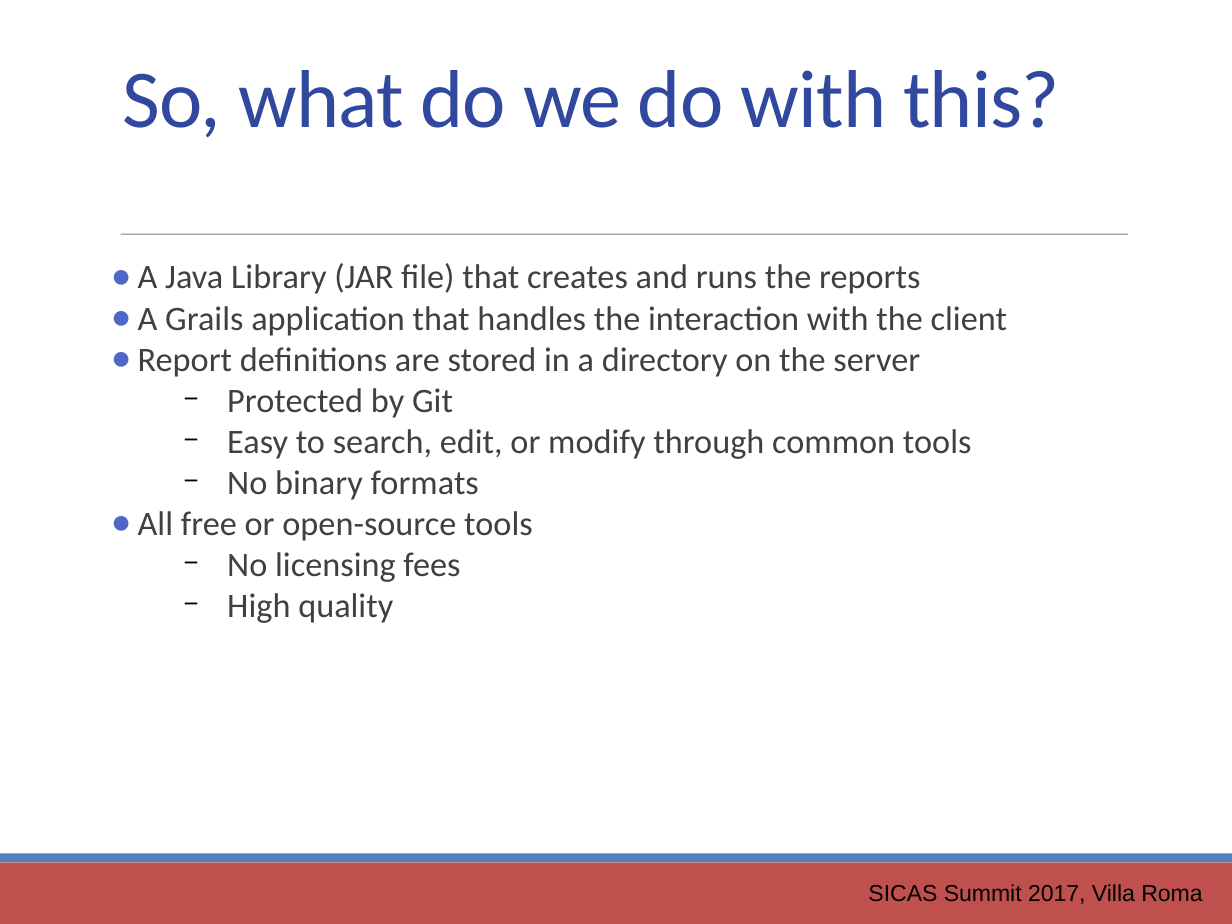
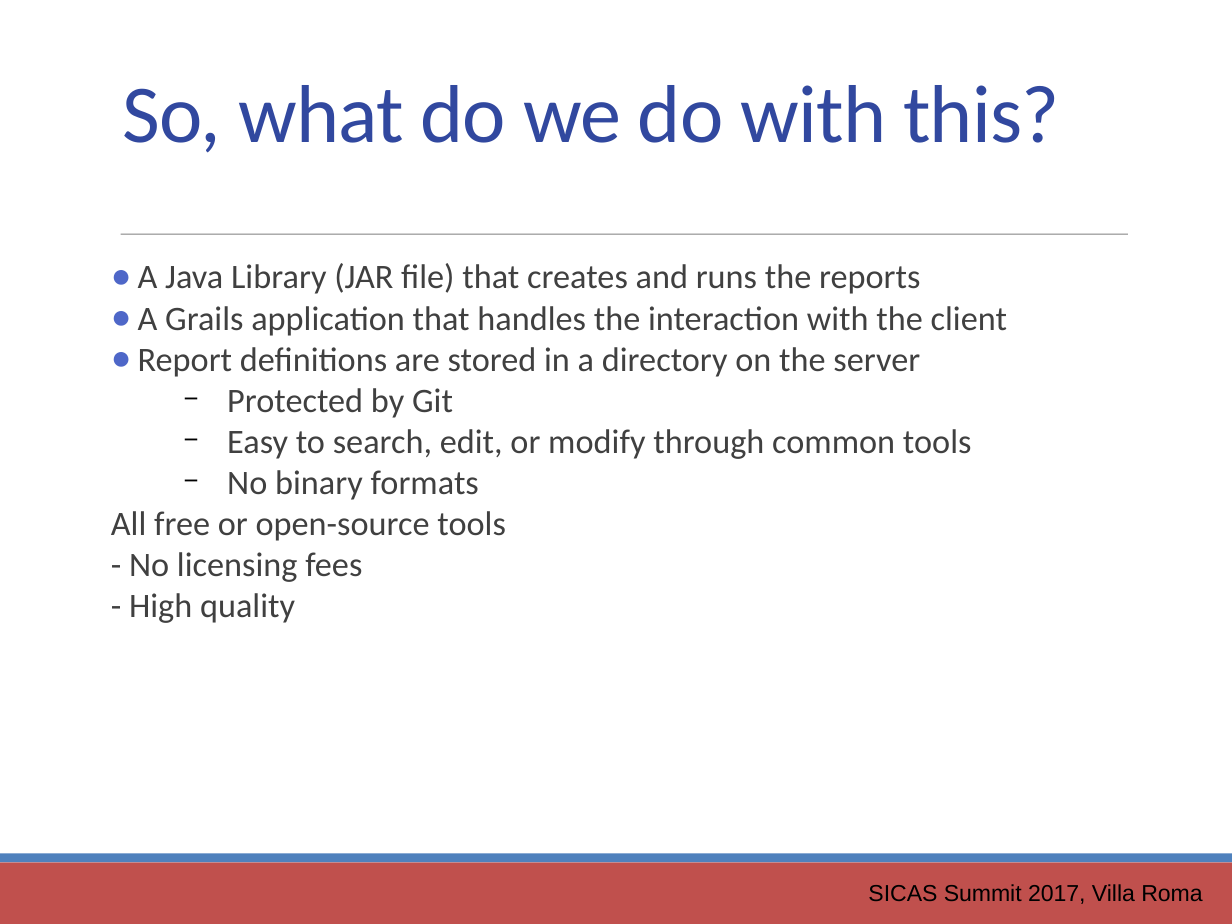
Before and after one commit to ewcole/simple_report, a slide deck: slide 9 of docs/SICAS_2017/Cole_Drop-In Reporting with Groovy.pptx. Drawn at 1232x924 pixels with LibreOffice and Linux fonts; fonts in the diff are those of the drawing. Boxes give left, top, right and bottom in pixels: in the first picture for what was removed or moved away, otherwise in the second. Text is boxed around its words. In the diff, an @@ line names an element or a change of style, - is before the commit and + after.

```diff
--- a/docs/SICAS_2017/Cole_Drop-In Reporting with Groovy.pptx
+++ b/docs/SICAS_2017/Cole_Drop-In Reporting with Groovy.pptx
@@ text "So, what do we do ...": place and size @@
-text "So, what do we do ..." at [123,70,1059,138]
+text "So, what do we do ..." at [123,85,1059,153]
@@ text at [111,511,506,541]: bullet ● to none @@
@@ text at [129,552,362,623]: text changed @@
-  − No licensing fees
-  − High quality
+- No licensing fees
+- High quality
```
Also in this commit, not shown: 2 other slides changed.
